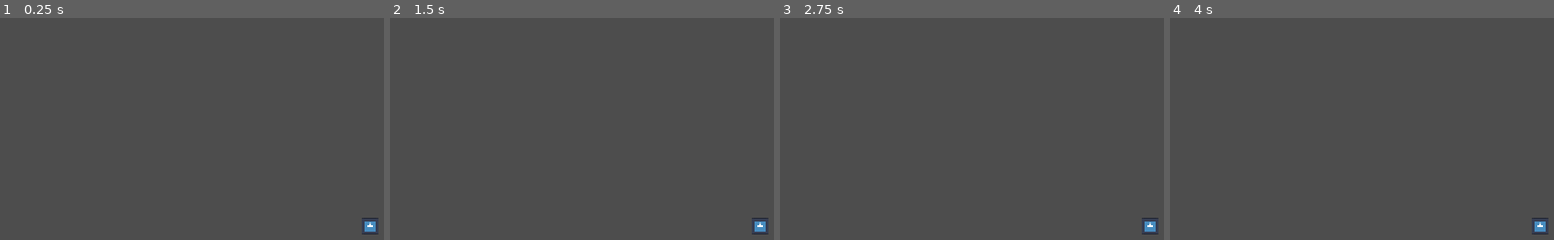
Above: before the commit, frames 1-4 (left to right).
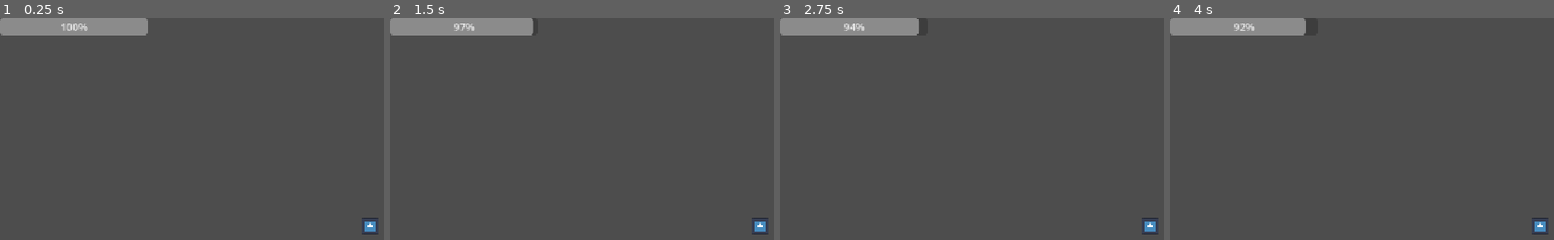
Above: after the commit, the same moments.

Repository: ahcinNejc/gwj-99
Game: Godot game, scene res://Testing/TestLevel.tscn
Same seed, same stepped clock (60 frames per second), same inputs: the game is played once before the commit and once after it. The project has no main scene, so this scene is started directly. The engine's default icon, where the game draws it, is replaced by a stand-in: a white triangle on a blue panel in a dark square.
Inputs (mouse positions are in pixels of both pictures, inside the frame that each line leads up to):
- Up to frame 1 (0.25 s): no input
- Up to frame 2 (1.5 s): tap Enter at 0.5 s; move the mouse to (outside the picture) at 0.52 s; press the mouse at (outside the picture) at 0.53 s; hold D (move_right) from 0.53 s (still down); tap Space (jump) at 0.77, 1.25 s; move the mouse to (outside the picture) at 1.27 s; release the mouse at (outside the picture) at 1.28 s; click (outside the picture) at 1.35 s
- Up to frame 3 (2.75 s): tap Space (jump) at 1.52 s; tap Enter at 2 s; move the mouse to (outside the picture) at 2.02 s; release D (move_right) at 2.03 s; press the mouse at (outside the picture) at 2.03 s; hold A (move_left) from 2.03 s (still down)
- Up to frame 4 (4 s): tap Space (jump) at 2.75, 3.02, 3.77 s; move the mouse to (outside the picture) at 2.77 s; release A (move_left) at 2.78 s; release the mouse at (outside the picture) at 2.78 s; hold D (move_right) from 2.78 s (still down); click (outside the picture) at 2.85 s; tap Enter at 3.5 s; move the mouse to (outside the picture) at 3.52 s; press the mouse at (outside the picture) at 3.53 s

The runs differ from the first frame. In frame 1, 3.0% of the frame differs, in the area x 0-39%, y 0-8%; in frame 2, 2.9%; in frame 3, 2.9%; in frame 4, 2.8%.

Commit message:
Added energy system for drill and jetpack

Diff:
--- a/diging-game/Autoloads/EventBus.gd
+++ b/diging-game/Autoloads/EventBus.gd
@@ -3,3 +3,6 @@
 
 signal player_died
 signal player_health_changed(current_health: float)
+
+signal player_energy_changed(current_energy: float)
+signal player_out_of_stamina
--- /dev/null
+++ b/diging-game/Autoloads/GameState.gd
@@ -0,0 +1 @@
+extends Node
--- a/diging-game/Scripts/player.gd
+++ b/diging-game/Scripts/player.gd
@@ -11,8 +11,26 @@
 			EventBus.player_died.emit()
 
 
+# Drill and Jetpack both use energy
+@export var max_energy: float = 500
+@export var energy: float = 500:
+	set(value):
+		energy = value
+		EventBus.player_energy_changed.emit(energy)
+		if energy <= 0:
+			EventBus.player_out_of_stamina.emit()
+
+@export var drill_energy_drain_rate: float = 20 # drill drains 10 energy per second
+
+
 const SPEED = 300.0
 const JUMP_VELOCITY = -400.0
+
+
+func _process(delta: float) -> void:
+	if Input.is_action_pressed("Dig"):
+		try_drilling(delta)
+
 
 
 func _physics_process(delta: float) -> void:
@@ -37,3 +55,10 @@
 
 func take_damage(amount: float) -> void:
 	current_health -= amount
+
+
+func try_drilling(delta: float) -> void:
+	if energy >= 0:
+		energy -= drill_energy_drain_rate * delta
+	else:
+		print("Not enough energy")
--- a/diging-game/Testing/TestLevel.tscn
+++ b/diging-game/Testing/TestLevel.tscn
@@ -1,6 +1,7 @@
 [gd_scene format=3 uid="uid://cnfq1olgxprpv"]
 
 [ext_resource type="PackedScene" uid="uid://cb3oadbagsbvh" path="res://Scenes/player.tscn" id="1_o7dlr"]
+[ext_resource type="Script" uid="uid://tvhquhkwjrsp" path="res://Testing/energy_bar.gd" id="2_v4qes"]
 
 [sub_resource type="RectangleShape2D" id="RectangleShape2D_5r1x3"]
 size = Vector2(948, 282)
@@ -16,3 +17,11 @@
 [node name="CollisionShape2D" type="CollisionShape2D" parent="StaticBody2D" unique_id=2038831169]
 position = Vector2(162, 375)
 shape = SubResource("RectangleShape2D_5r1x3")
+
+[node name="CanvasLayer" type="CanvasLayer" parent="." unique_id=527021041]
+
+[node name="ProgressBar" type="ProgressBar" parent="CanvasLayer" unique_id=24381859 node_paths=PackedStringArray("player")]
+offset_right = 230.0
+offset_bottom = 27.0
+script = ExtResource("2_v4qes")
+player = NodePath("../../Player")
--- /dev/null
+++ b/diging-game/Testing/energy_bar.gd
@@ -0,0 +1,15 @@
+extends ProgressBar
+
+@export var player: Player
+
+# Called when the node enters the scene tree for the first time.
+func _ready() -> void:
+	max_value = player.max_energy
+	value = player.energy
+	EventBus.player_energy_changed.connect(update_bar)
+
+
+
+func update_bar(current_energy: float) -> void:
+	value = player.energy
+	max_value = player.max_energy
--- a/diging-game/project.godot
+++ b/diging-game/project.godot
@@ -17,6 +17,7 @@
 [autoload]
 
 EventBus="*uid://cejtawgbcyd6w"
+GameState="*uid://bswcienw1mao"
 
 [display]
 
@@ -49,6 +50,11 @@
 "events": [Object(InputEventKey,"resource_local_to_scene":false,"resource_name":"","device":-1,"window_id":0,"alt_press …(191 unchanged characters)…
 ]
 }
+Dig={
+"deadzone": 0.2,
+"events": [Object(InputEventMouseButton,"resource_local_to_scene":false,"resource_name":"","device":-1,"window_id":0,"alt_pressed":false,"shift_pressed":false,"ctrl_pressed":false,"meta_pressed":false,"button_mask":1,"position":Vector2(106, 15),"global_position":Vector2(115, 63),"factor":1.0,"button_index":1,"canceled":false,"pressed":true,"double_click":true,"script":null)
+]
+}
 
 [physics]
 
Not shown, added: diging-game/Autoloads/GameState.gd.uid
Not shown, added: diging-game/Testing/energy_bar.gd.uid
